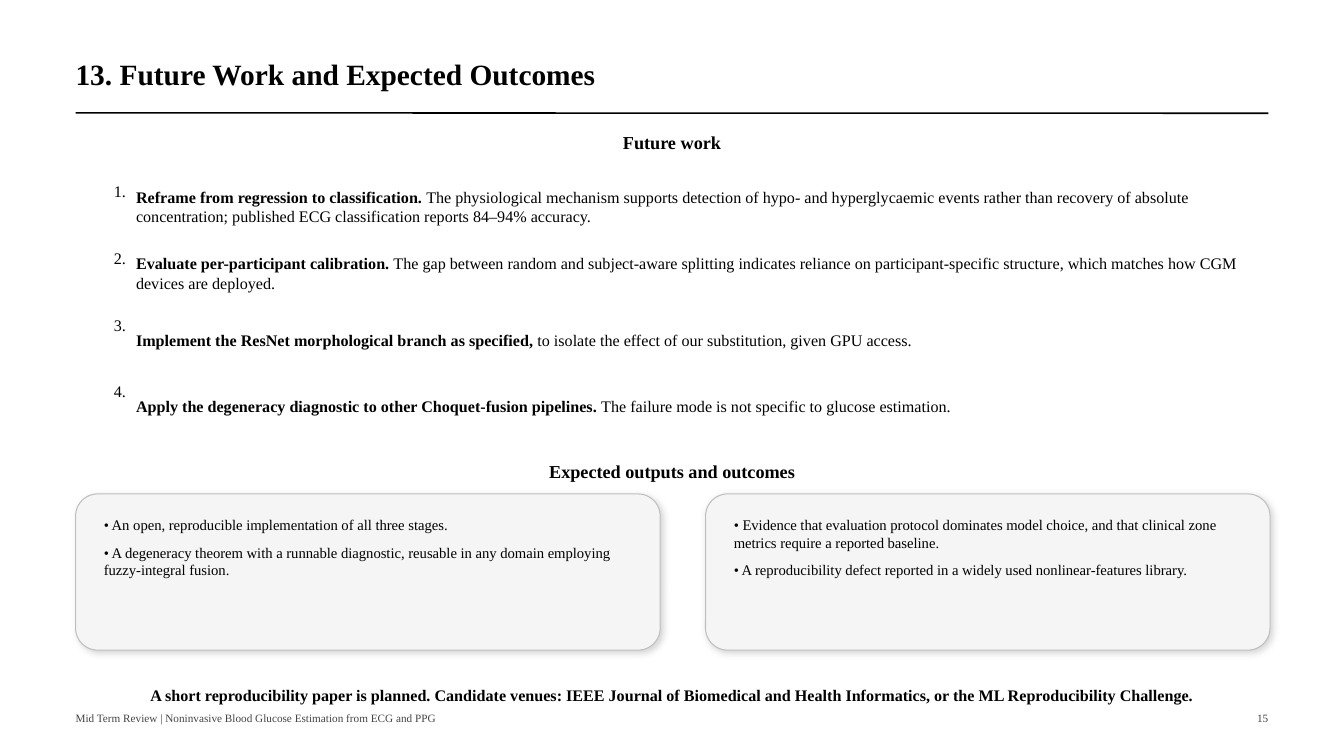
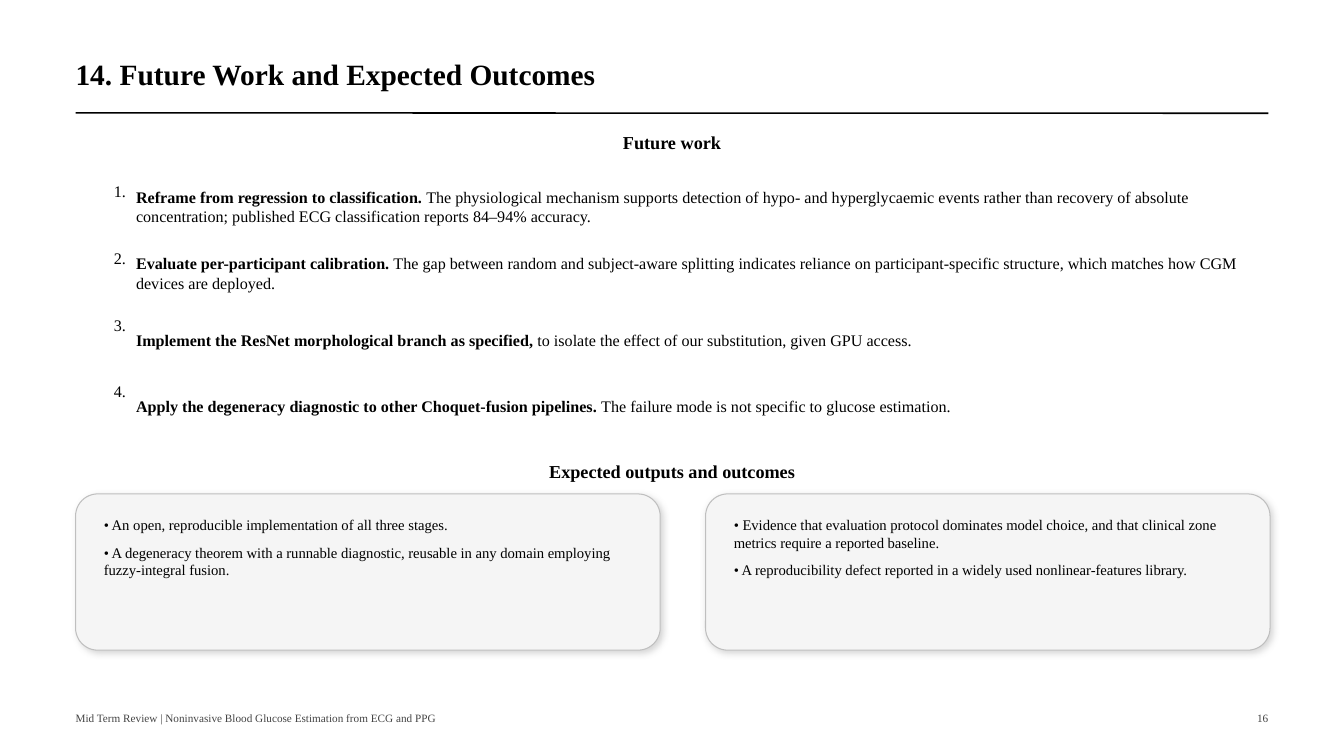
Before and after one commit to navtesh21/btp-project, a slide deck: slide 16 of deck/btp_midterm_review.pptx (slide 15 before the commit). Drawn at 1344x756 pixels with LibreOffice and Linux fonts; fonts in the diff are those of the drawing. Boxes give left, top, right and bottom in pixels: in the first picture for what was removed or moved away, otherwise in the second. Text is boxed around its words. In the diff, an @@ line names an element or a change of style, - is before the commit and + after.

```diff
--- a/deck/btp_midterm_review.pptx
+++ b/deck/btp_midterm_review.pptx
@@ text at (x1=76, y1=64, x2=596, y2=91): text changed @@
-13. Future Work and Expected Outcomes
+14. Future Work and Expected Outcomes
@@ text removed at (x1=150, y1=689, x2=1193, y2=705) @@
-A short reproducibility paper is planned. Candidate venues: IEEE Journal of Biomedical and Health Informatics, or the ML Reproducibility Challenge.
@@ text at (x1=1257, y1=714, x2=1268, y2=722): text changed @@
-15
+16
```
Also in this commit, not shown: 11 other slides changed, 2 slides added, 1 slide removed, 2 other files.
